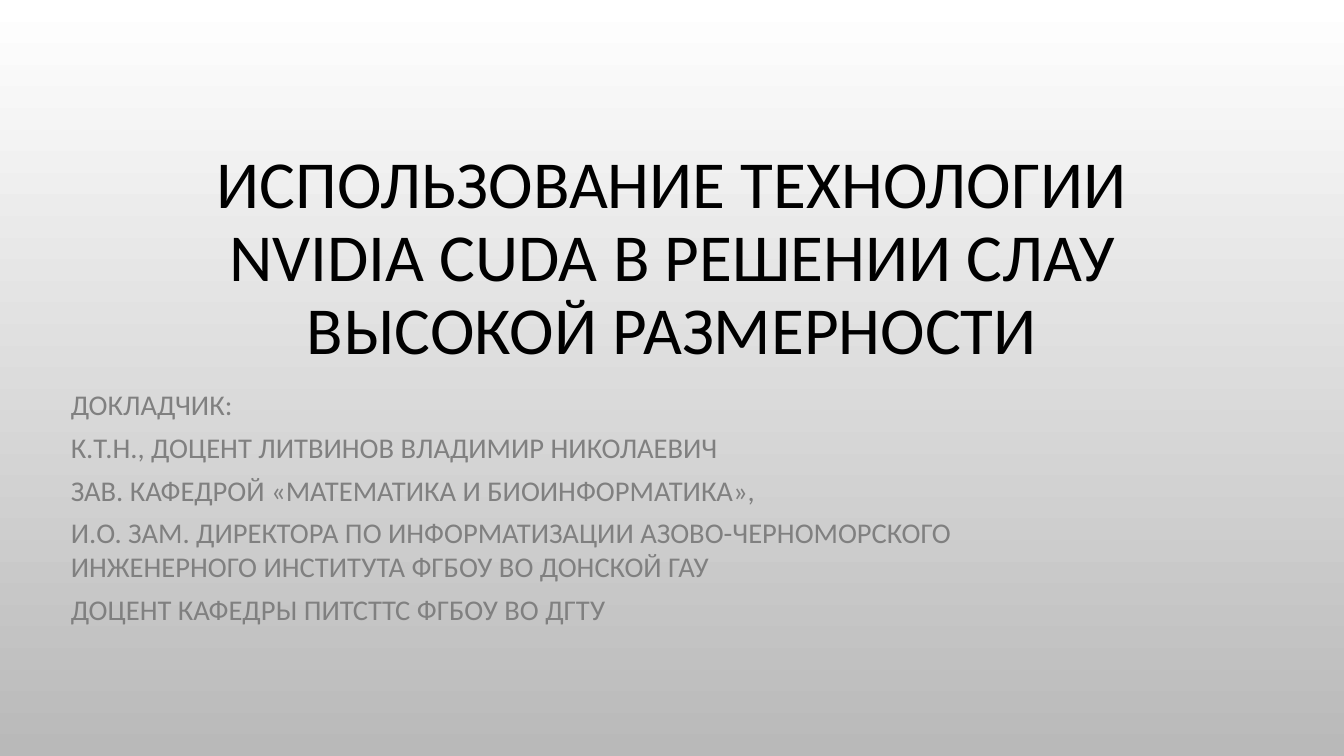
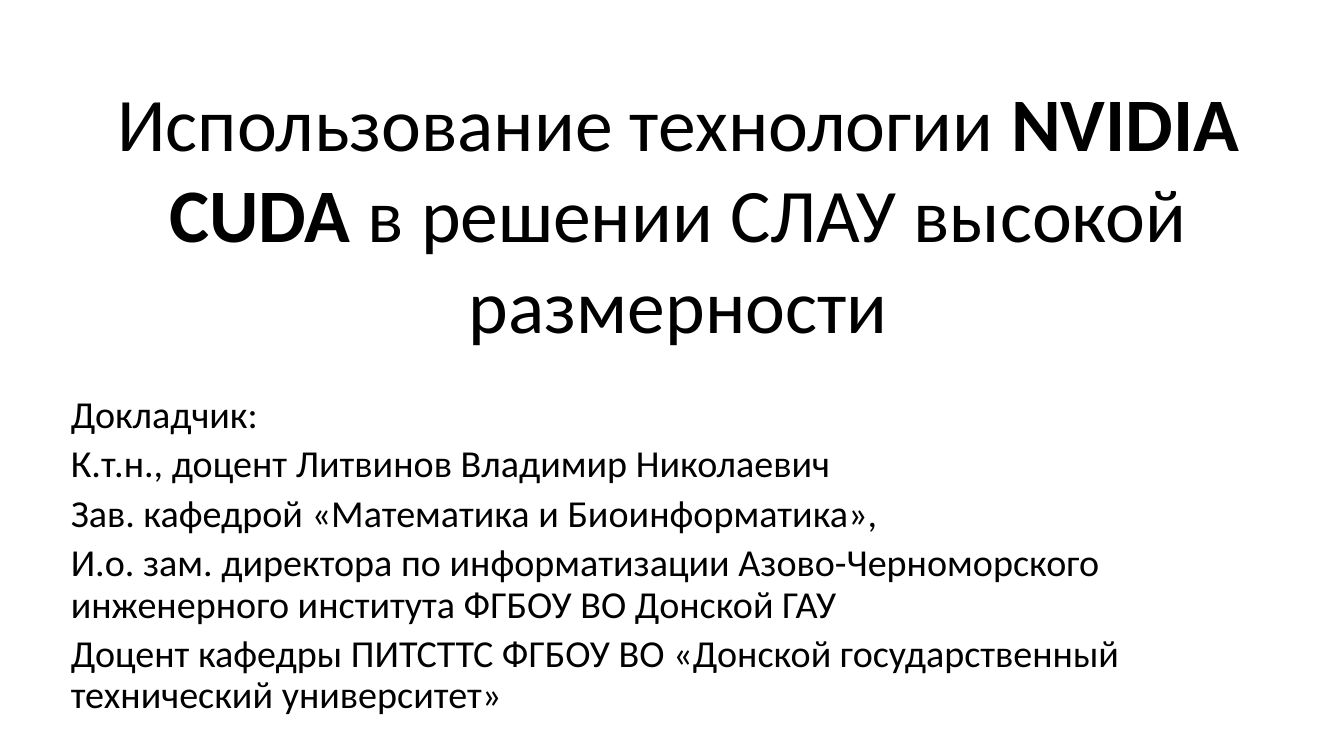
Before and after one commit to LitvinovVN/CudaLearning, a slide deck: slide 1 of _09_PtmConvTest/ptm conveyor.pptx. Drawn at 1344x756 pixels with LibreOffice and Linux fonts; fonts in the diff are those of the drawing; background and template pictures are left out. Boxes give left, top, right and bottom in pixels: in the first picture for what was removed or moved away, otherwise in the second. Text is boxed around its words. In the diff, an @@ line names an element or a change of style, - is before the commit and + after.

```diff
--- a/_09_PtmConvTest/ptm conveyor.pptx
+++ b/_09_PtmConvTest/ptm conveyor.pptx
@@ background picture (left out) to #FFFFFF @@
@@ title "Использование технологии NVIDIA CUDA в ..." at [118, 102, 1239, 346]: vertical alignment bottom to middle @@
@@ title at [118, 102, 1239, 346]: text changed; size 48 to 54 pt @@
-ИСПОЛЬЗОВАНИЕ ТЕХНОЛОГИИ NVIDIA CUDA В РЕШЕНИИ СЛАУ ВЫСОКОЙ РАЗМЕРНОСТИ
+Использование технологии NVIDIA CUDA в решении СЛАУ высокой размерности
@@ subtitle at [71, 403, 1119, 714]: text changed; size 20.4 to 27.2 pt; text colour #808080 to #000000 @@
-ДОКЛАДЧИК:
-К.Т.Н., ДОЦЕНТ ЛИТВИНОВ ВЛАДИМИР НИКОЛАЕВИЧ
-ЗАВ. КАФЕДРОЙ «МАТЕМАТИКА И БИОИНФОРМАТИКА»,
-И.О. ЗАМ. ДИРЕКТОРА ПО ИНФОРМАТИЗАЦИИ АЗОВО-ЧЕРНОМОРСКОГО ИНЖЕНЕРНОГО ИНСТИТУТА ФГБОУ ВО ДОНСКОЙ ГАУ
-ДОЦЕНТ КАФЕДРЫ ПИТСТТС ФГБОУ ВО ДГТУ
+Докладчик:
+К.т.н., доцент Литвинов Владимир Николаевич
+Зав. кафедрой «Математика и Биоинформатика»,
+И.о. зам. директора по информатизации Азово-Черноморского инженерного института ФГБОУ ВО Донской ГАУ
+Доцент кафедры ПИТСТТС ФГБОУ ВО «Донской государственный технический университет»
```
Also in this commit, not shown: 7 other slides changed, 3 slides added, 1 slide removed, 1 other file.
